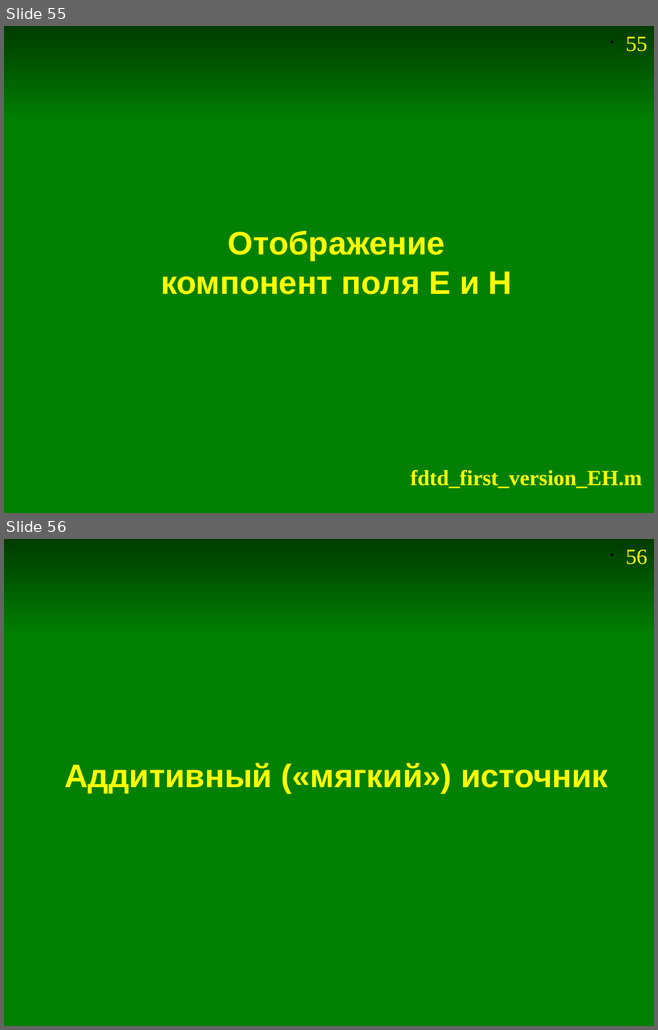
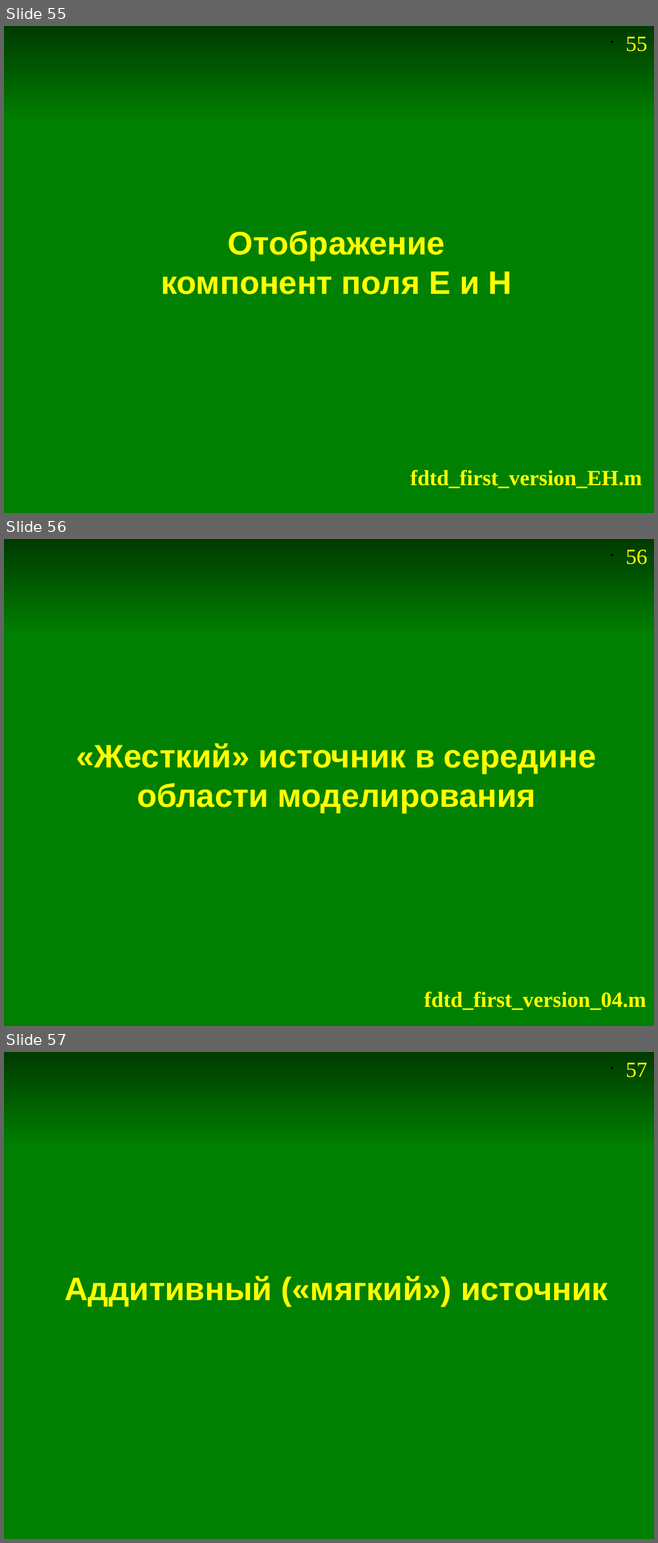
Before and after one commit to andris0147sv/modelling, a slide deck: presentations/2. FDTD.odp. Shown one above the other, each under a label of ours: slides 55 and 56 before the commit, slides 55, 56 and 57 after it. The pictures are 658x1030 and 658x1543 pixels, drawn with LibreOffice and Linux fonts; fonts in the diff are those of the drawing. Boxes give left, top, right and bottom in pixels: in the first picture for what was removed or moved away, otherwise in the second. Text is boxed around its words. In the diff, an @@ line names an element or a change of style, - is before the commit and + after.

Commit message:
Добавлены новые примеры программ FDTD. Исправления в презентации.

```diff
--- a/presentations/2. FDTD.odp
+++ b/presentations/2. FDTD.odp
@@ slide 56 added at [4, 539, 654, 1026], background #FFFFFF; not listed: 2 template elements that a slide beside it also shows @@
@@ rectangle added at [4, 634, 654, 1026], fill #008000, outline #008000 0 pt @@
@@ title added at [76, 743, 596, 813], 36 pt, text #FFFF00, bold @@
+«Жесткий» источник в середине области моделирования
@@ text added at [424, 991, 646, 1011], 24 pt, text #FFFF00, bold @@
+fdtd_first_version_04.m
@@ what was slide 56 is now slide 57 @@
@@ page number at [625, 1062, 647, 1078]: text changed @@
-• 56
+• 57
```
Also in this commit, not shown: 4 slides changed, 4 other files.
